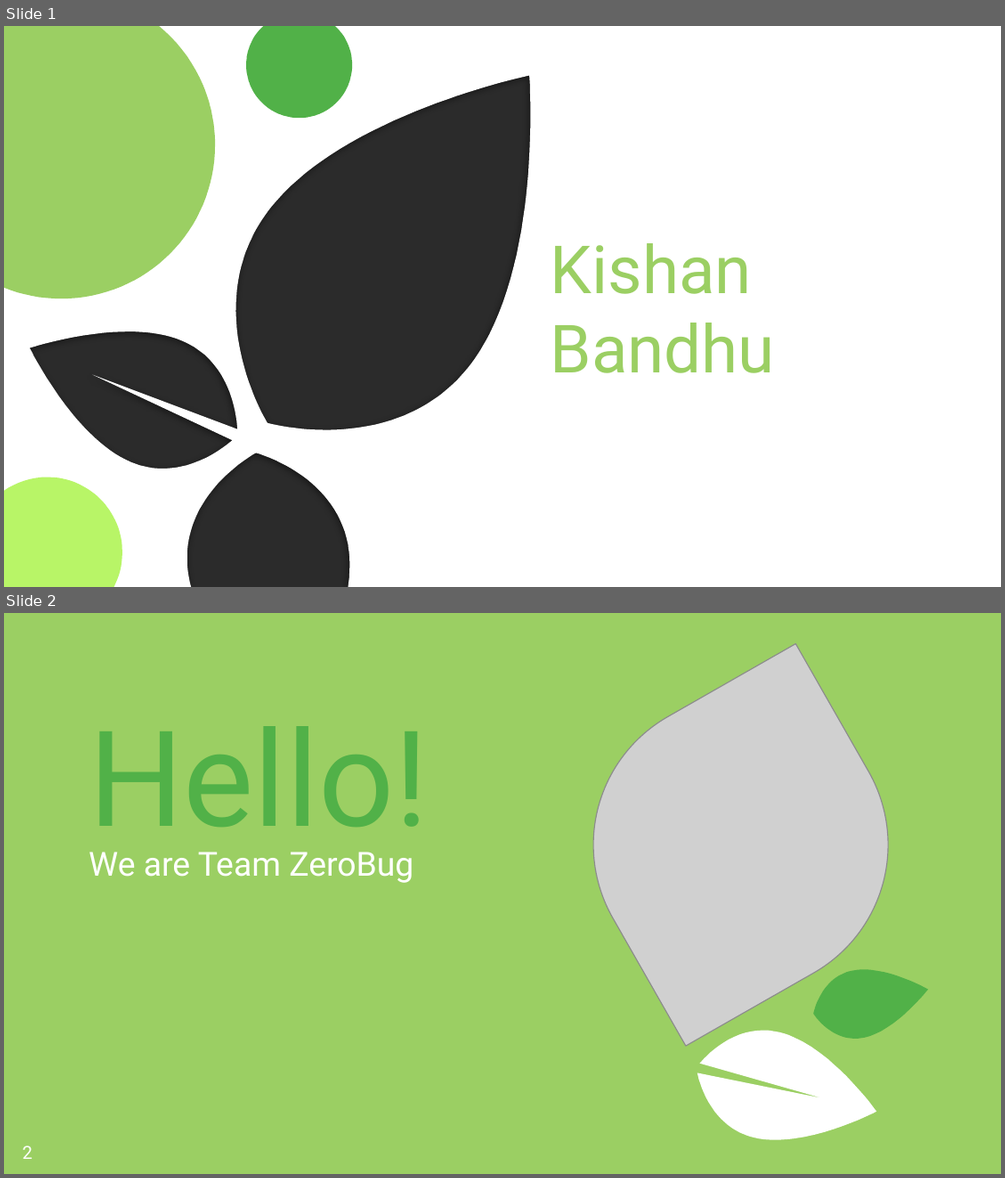
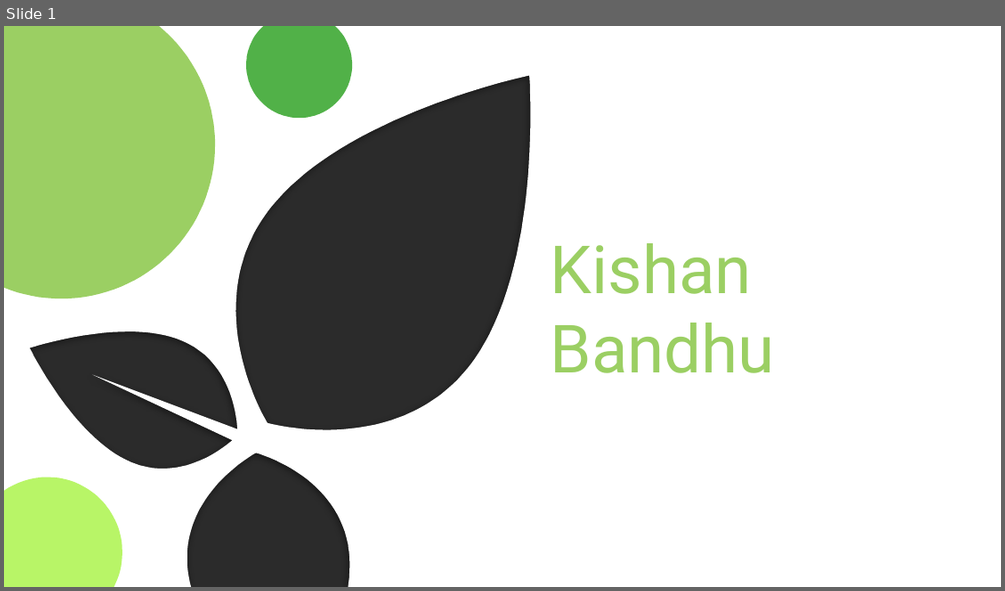
Before and after one commit to meetanubhav/KishanBandhu, a slide deck: Kishan Bhandu.pptx. Shown one above the other, each under a label of ours: slides 1 and 2 before the commit, slide 1 after it. The pictures are 1005x1178 and 1005x591 pixels, drawn with LibreOffice and Linux fonts; fonts in the diff are those of the drawing; grey boxes stand for pictures; background and template pictures are left out; a plain dark background stands for a picture behind light text. Boxes give left, top, right and bottom in pixels: in the first picture for what was removed or moved away, otherwise in the second. Text is boxed around its words. In the diff, an @@ line names an element or a change of style, - is before the commit and + after.

```diff
--- a/Kishan Bhandu.pptx
+++ b/Kishan Bhandu.pptx
@@ slide 2 removed at [4,613,1001,1174], background #9BCF63 @@
@@ picture removed at [540,644,942,1046] @@
@@ title removed at [89,726,429,857] @@
-Hello!
@@ subtitle removed at [89,852,413,883] @@
-We are Team ZeroBug
@@ freeform shape removed at [804,938,933,1056] @@
@@ freeform shape removed at [680,1005,890,1174] @@
@@ page number removed at [23,1145,32,1159] @@
-2
```
Also in this commit, not shown: 1 slide changed, 17 other slides removed.
